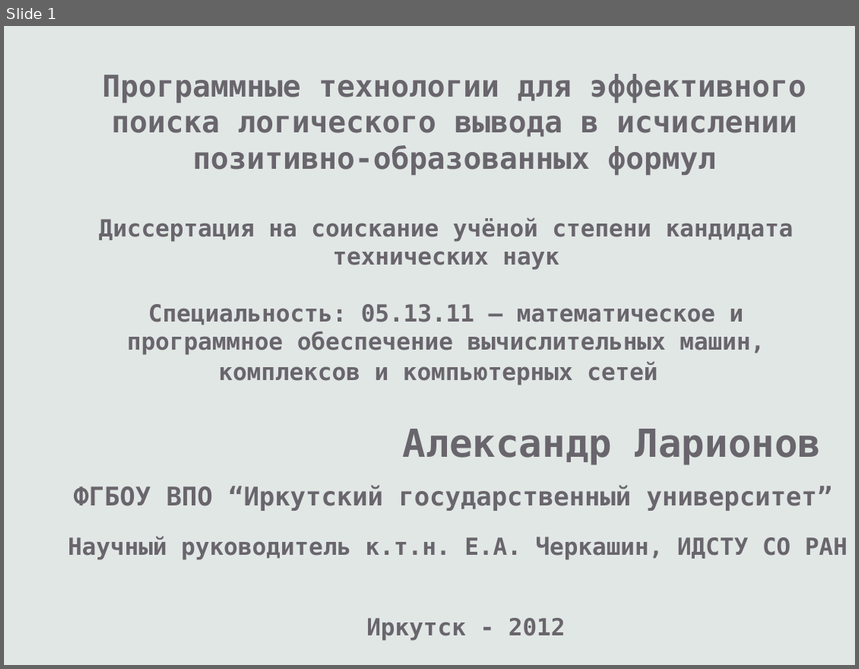
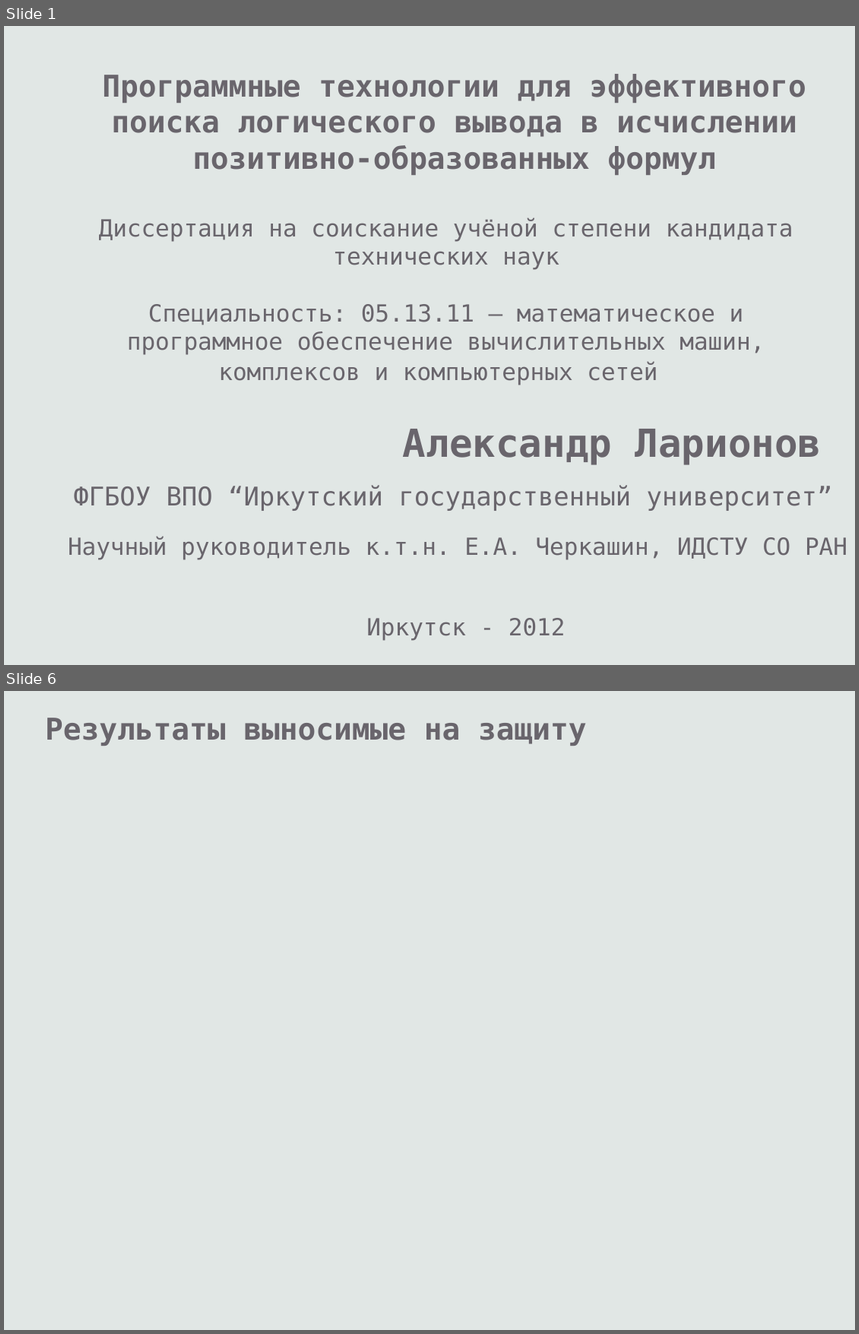
Before and after one commit to eugeneai/prisnif, a slide deck: brick/pres/pacman.odp. Shown one above the other, each under a label of ours: slide 1 before the commit, slides 1 and 6 after it; the slides between them are not shown. The pictures are 859x669 and 859x1334 pixels, drawn with LibreOffice and Linux fonts; fonts in the diff are those of the drawing. Boxes give left, top, right and bottom in pixels: in the first picture for what was removed or moved away, otherwise in the second. Text is boxed around its words. In the diff, an @@ line names an element or a change of style, - is before the commit and + after.

```diff
--- a/brick/pres/pacman.odp
+++ b/brick/pres/pacman.odp
@@ slide 6 added at [4,691,855,1330], background #E1E7E5 @@
@@ text added at [45,718,587,746], 28 pt, text #69656C, bold @@
+Результаты выносимые на защиту
@@ slide 1 changed as well @@
@@ bold off in 4 elements at [73,485,833,511], [99,218,794,385], [367,618,566,641], [68,536,848,560] @@
```
Also in this commit, not shown: 18 other slides added, 2 other files.
